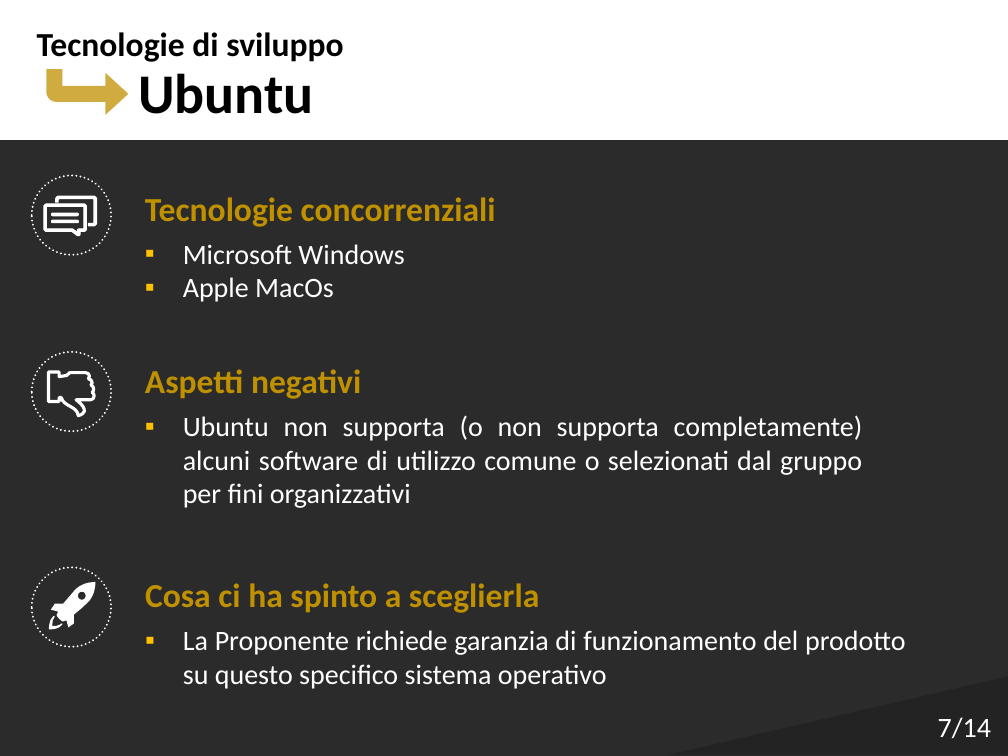
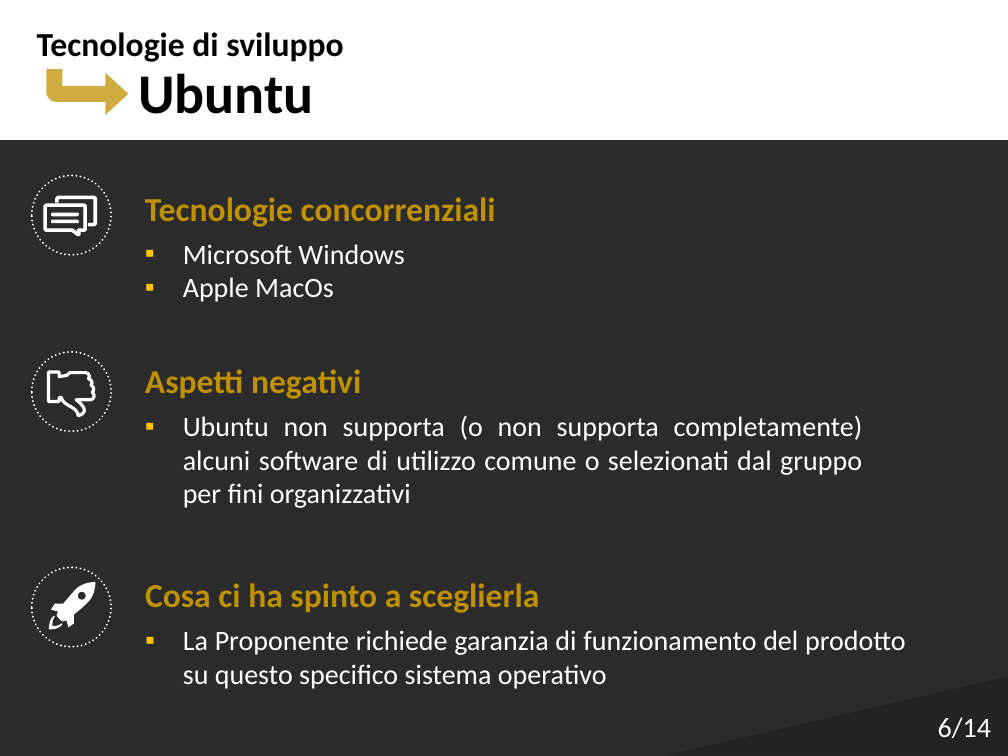
Before and after one commit to Italiaracerx/progettoSWE, a slide deck: slide 6 of Presentazioni/Presentazione TB 12-03-2018.pptx (slide 7 before the commit). Drawn at 1008x756 pixels with LibreOffice and Linux fonts; fonts in the diff are those of the drawing; background and template pictures are left out; a plain dark background stands for a picture behind light text. Boxes give left, top, right and bottom in pixels: in the first picture for what was removed or moved away, otherwise in the second. Text is boxed around its words. In the diff, an @@ line names an element or a change of style, - is before the commit and + after.

```diff
--- a/Presentazioni/Presentazione TB 12-03-2018.pptx
+++ b/Presentazioni/Presentazione TB 12-03-2018.pptx
@@ text at (938, 717, 991, 738): text changed @@
-7/14
+6/14
```
Also in this commit, not shown: 2 other slides changed, 1 other file.
